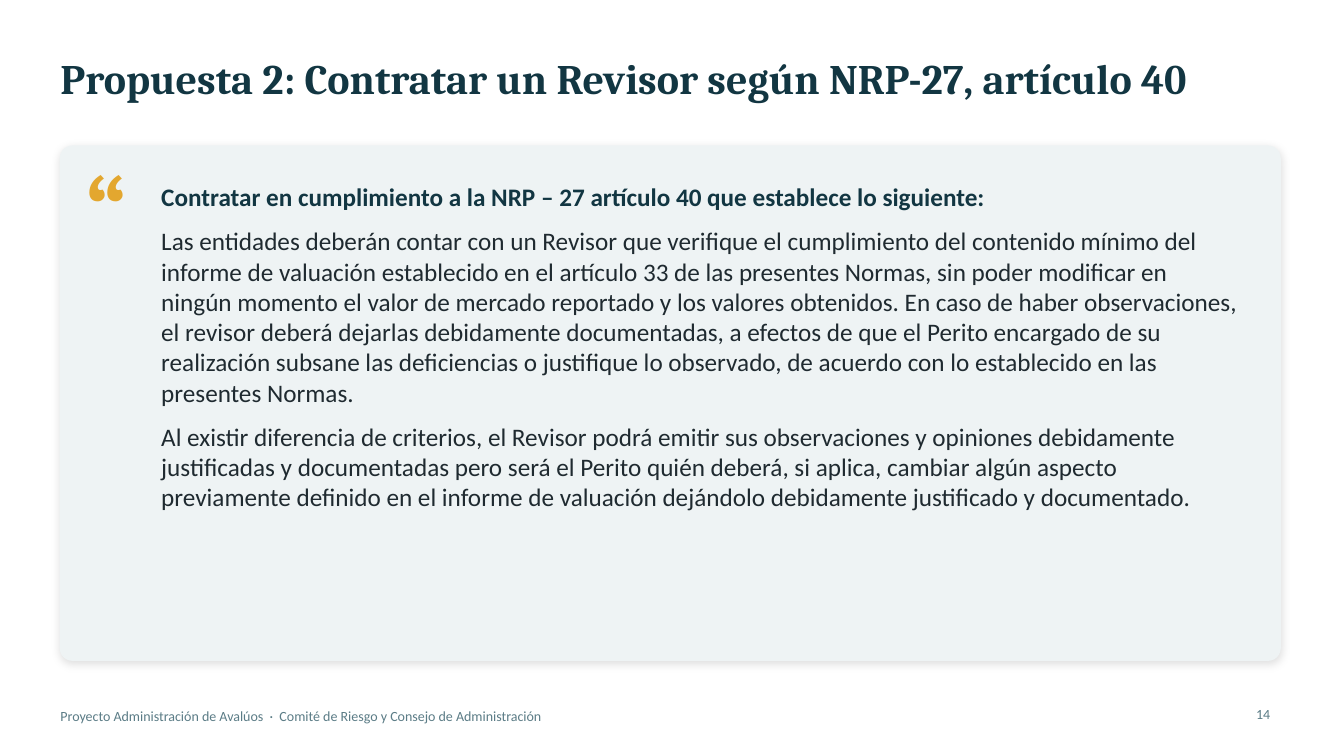
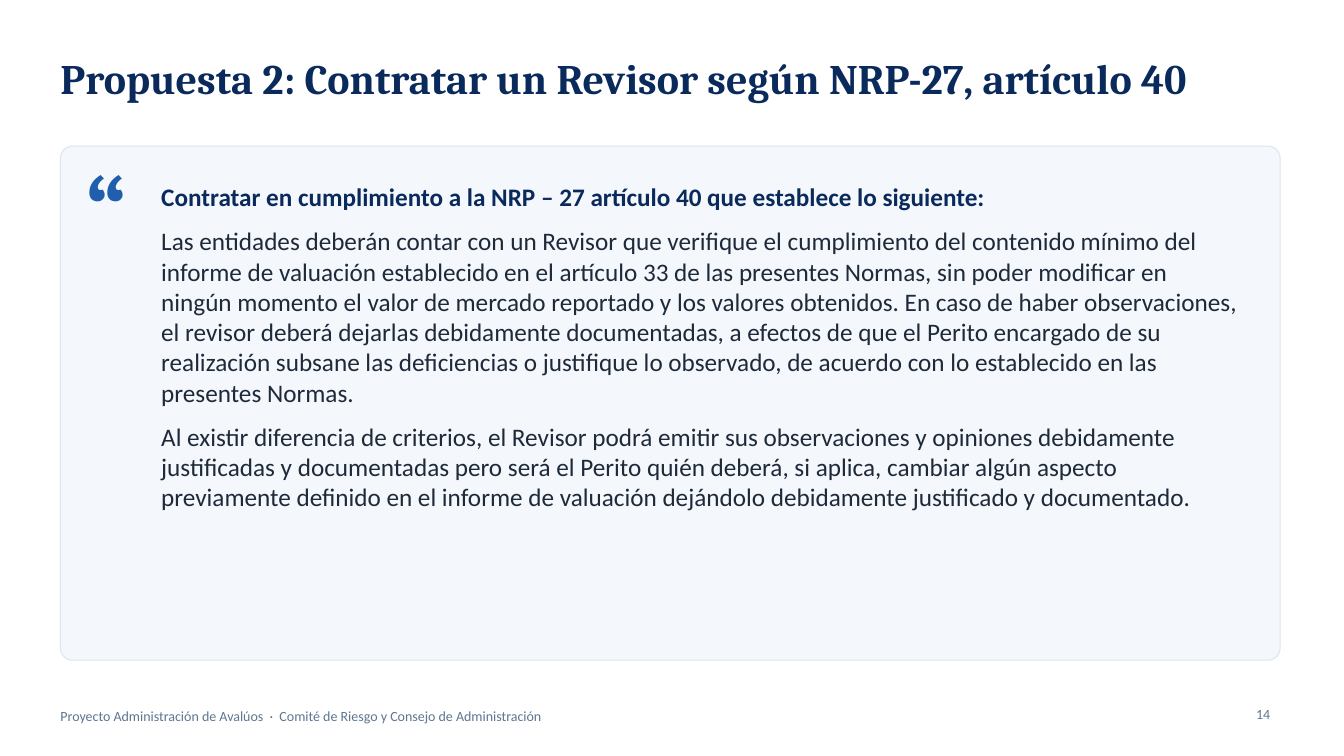
Before and after one commit to menjivar201280/riesgo, a slide deck: slide 14 of administracion-avaluos/Proyecto_Administracion_de_Avaluos.pptx. Drawn at 1344x756 pixels with LibreOffice and Linux fonts; fonts in the diff are those of the drawing. Boxes give left, top, right and bottom in pixels: in the first picture for what was removed or moved away, otherwise in the second. Text is boxed around its words. In the diff, an @@ line names an element or a change of style, - is before the commit and + after.

```diff
--- a/administracion-avaluos/Proyecto_Administracion_de_Avaluos.pptx
+++ b/administracion-avaluos/Proyecto_Administracion_de_Avaluos.pptx
@@ title "Propuesta 2: Contratar un Revisor ..." at (60,64,1187,104): text colour #123642 to #0A2A5C @@
@@ rounded rectangle at (60,146,1280,660): fill #EEF3F4 to #F4F7FB; outline #EEF3F4 1 pt to #DCE5F0 0.75 pt; shadow off @@
@@ text "“" at (86,146,166,247): text colour #E3A72F to #1F5FAE @@
@@ text "Contratar en cumplimiento a la ..." at (161,188,1236,511): text colour #123642 to #0A2A5C in "Contratar en cumplimiento a la NRP – ..."; text colour #1F2A30 to #1E2A3A @@
```
Also in this commit, not shown: 15 other slides changed.
